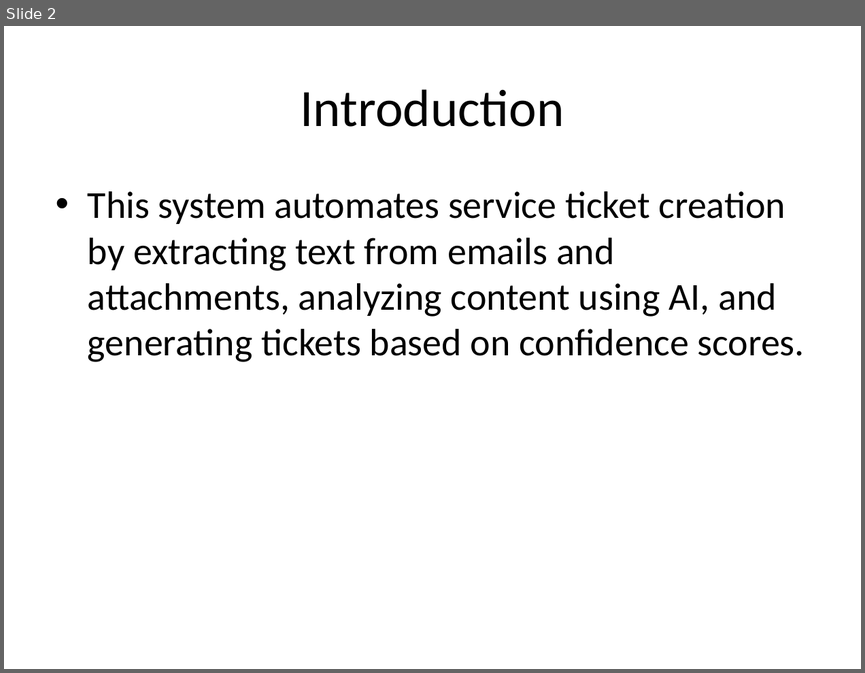
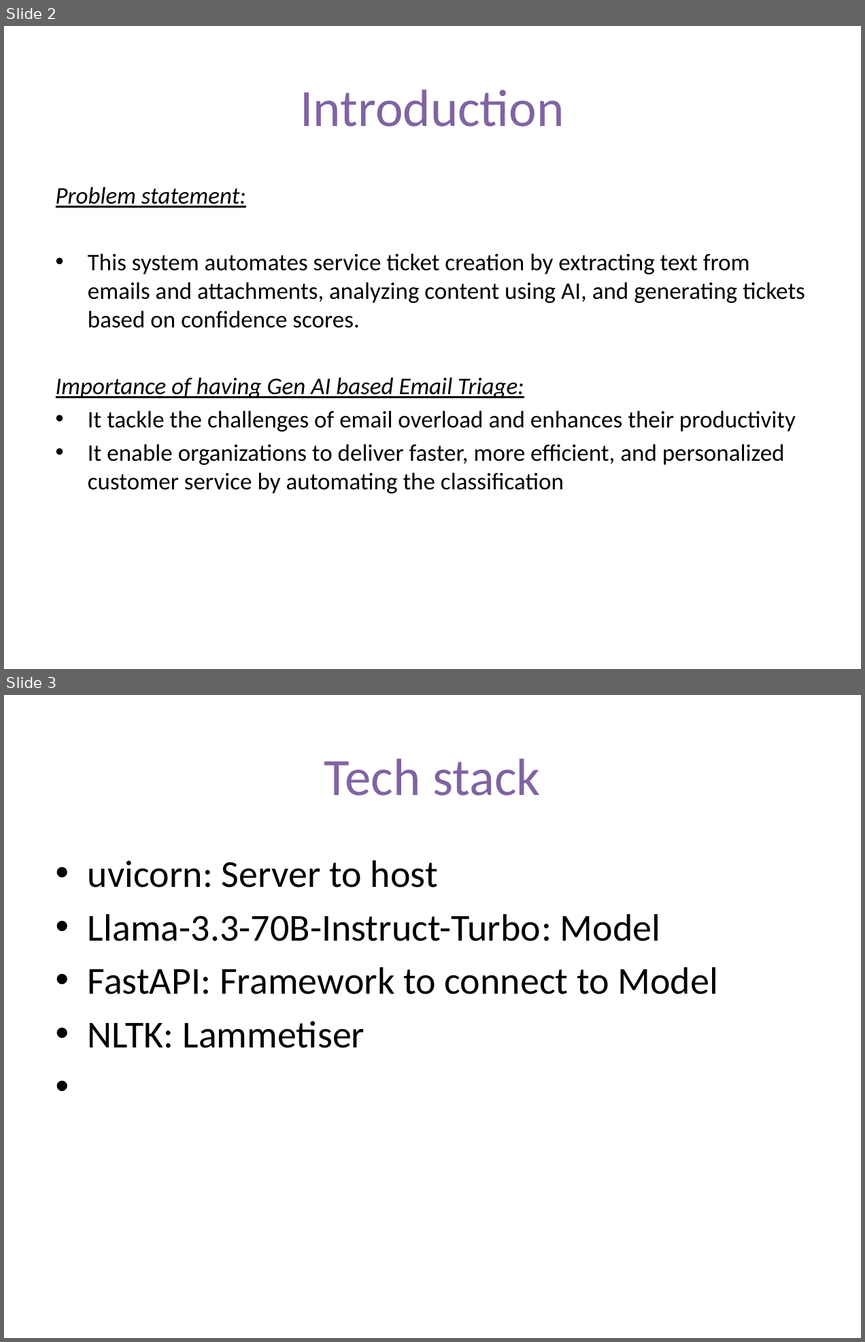
Before and after one commit to ewfx/gaied-binary-brains, a slide deck: artifacts/demo/BinaryBrains_GAIED.pptx. Shown one above the other, each under a label of ours: slide 2 before the commit, slides 2 and 3 after it. The pictures are 865x673 and 865x1342 pixels, drawn with LibreOffice and Linux fonts; fonts in the diff are those of the drawing. Boxes give left, top, right and bottom in pixels: in the first picture for what was removed or moved away, otherwise in the second. Text is boxed around its words. In the diff, an @@ line names an element or a change of style, - is before the commit and + after.

Commit message:
Lama model changes

```diff
--- a/artifacts/demo/BinaryBrains_GAIED.pptx
+++ b/artifacts/demo/BinaryBrains_GAIED.pptx
@@ slide 3 added at [4, 695, 861, 1338], background #FFFFFF @@
@@ title added at [324, 758, 540, 796], 44 pt, text #8064A2 @@
+Tech stack
@@ text added at [88, 860, 718, 1048], 32 pt, text #000000 @@
+• uvicorn: Server to host
+• Llama-3.3-70B-Instruct-Turbo: Model
+• FastAPI: Framework to connect to Model
+• NLTK: Lammetiser
@@ slide 2 changed as well @@
@@ title "Introduction" at [300, 89, 564, 127]: text colour #000000 to #8064A2 @@
@@ text at [56, 186, 246, 208]: paragraph added @@
+Problem statement:
@@ text at [88, 253, 805, 328]: size 32 to 20 pt in "This system automates service ticket creation by ..."; less space between paragraphs @@
@@ text at [56, 377, 796, 493]: paragraphs added @@
+Importance of having Gen AI based Email Triage:
+• It tackle the challenges of email overload and enhances their productivity
+• It enable organizations to deliver faster, more efficient, and personalized customer service by automating the classification
```
Also in this commit, not shown: 4 other slides changed, 1 other slide added, 2 slides removed, 10 other files.
